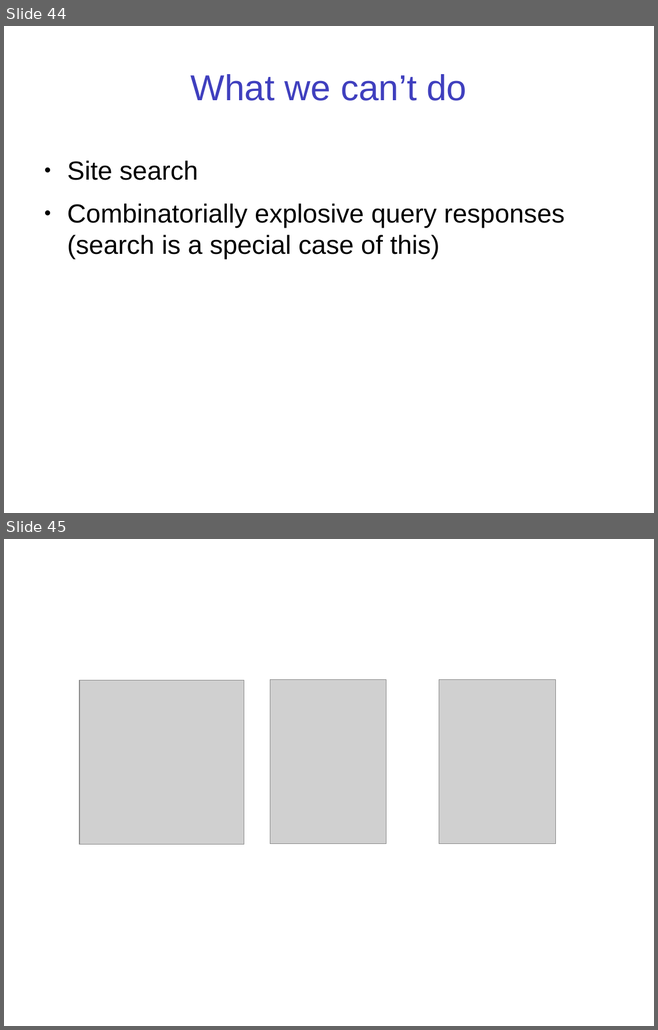
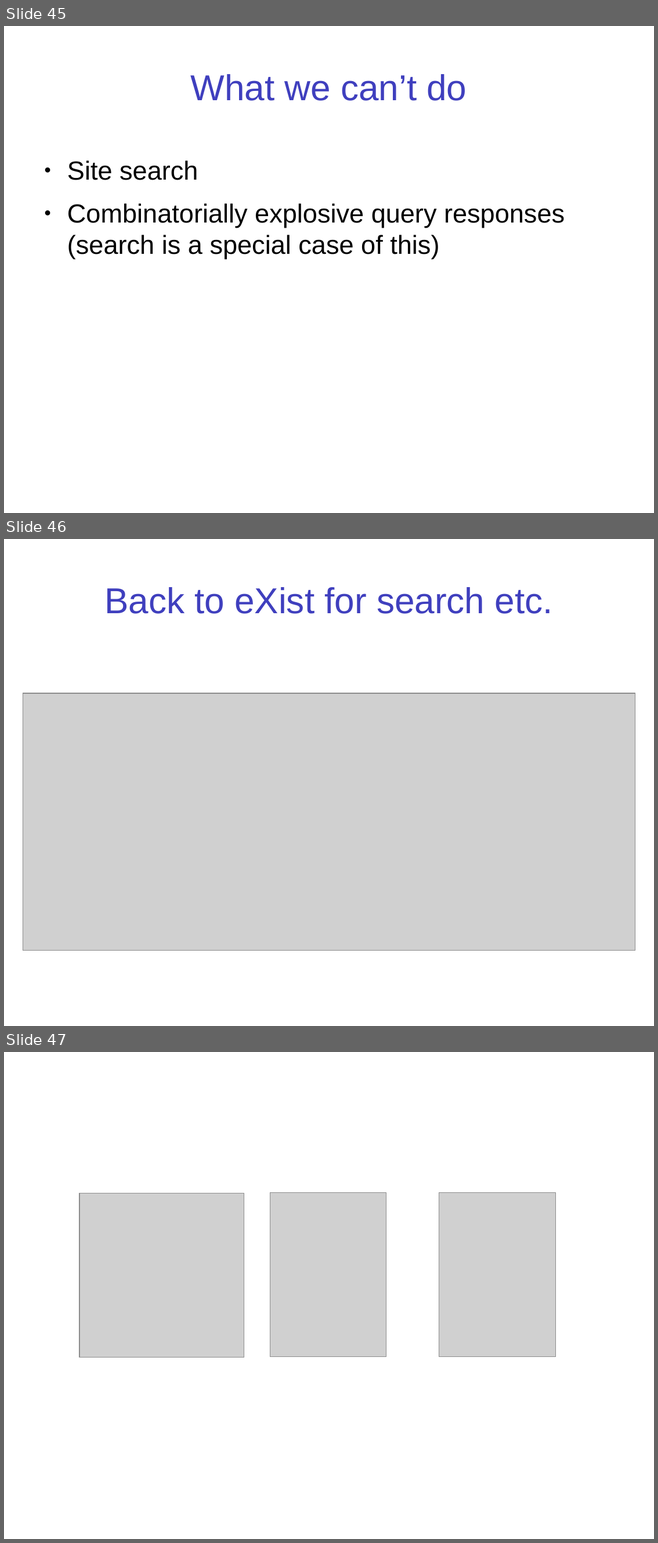
Before and after one commit to projectEndings/Endings, a slide deck: presentations/SHARP_2017/mdh_sharp_2017.pptx. Shown one above the other, each under a label of ours: slides 44 and 45 before the commit, slides 45, 46 and 47 after it. The pictures are 658x1030 and 658x1543 pixels, drawn with LibreOffice and Linux fonts; fonts in the diff are those of the drawing; grey boxes stand for pictures. Boxes give left, top, right and bottom in pixels: in the first picture for what was removed or moved away, otherwise in the second. Text is boxed around its words. In the diff, an @@ line names an element or a change of style, - is before the commit and + after.

```diff
--- a/presentations/SHARP_2017/mdh_sharp_2017.pptx
+++ b/presentations/SHARP_2017/mdh_sharp_2017.pptx
@@ slide 46 added at [4,539,654,1026], background #FFFFFF @@
@@ text added at [104,587,553,614], 39.9 pt, text #3F3FBE @@
+Back to eXist for search etc.
@@ picture added at [23,694,635,951] @@
@@ what was slide 44 is now slide 45 @@
@@ what was slide 45 is now slide 47 @@
```
Also in this commit, not shown: 4 other slides added, 3 slides removed, 2 other files.
